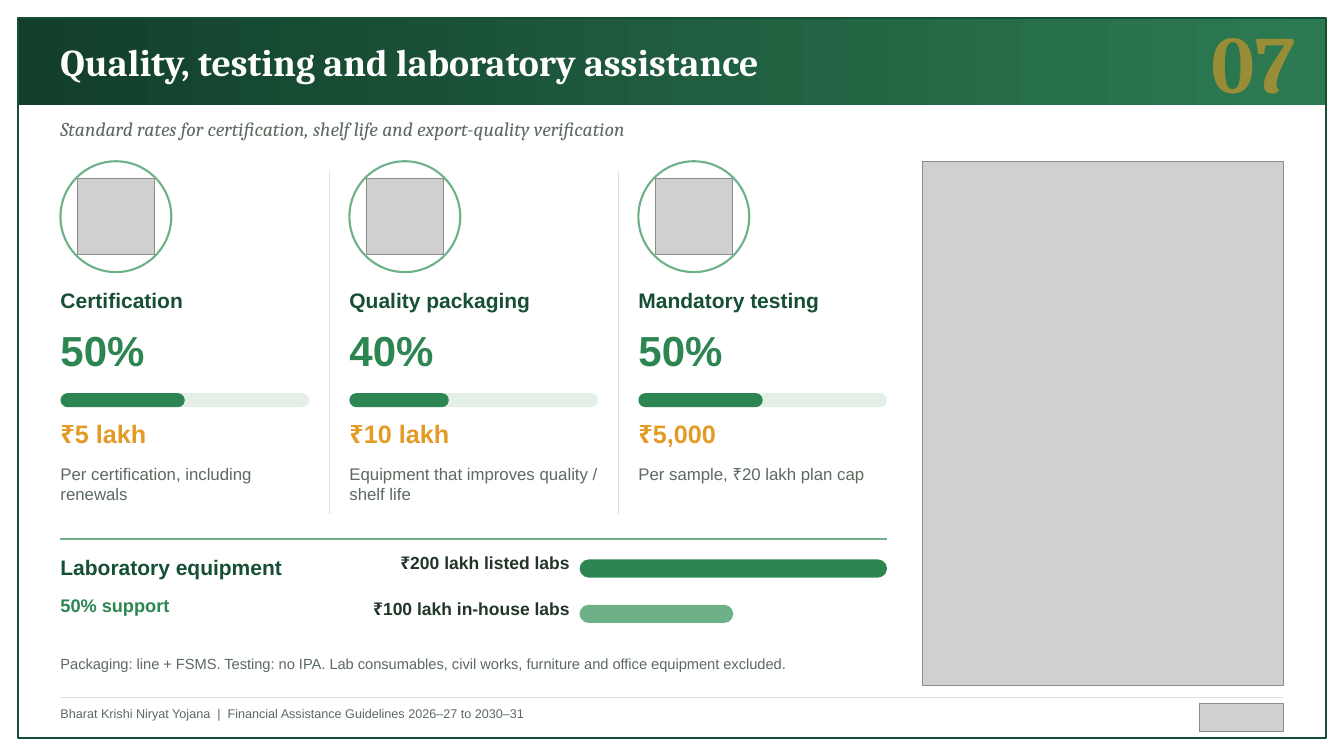
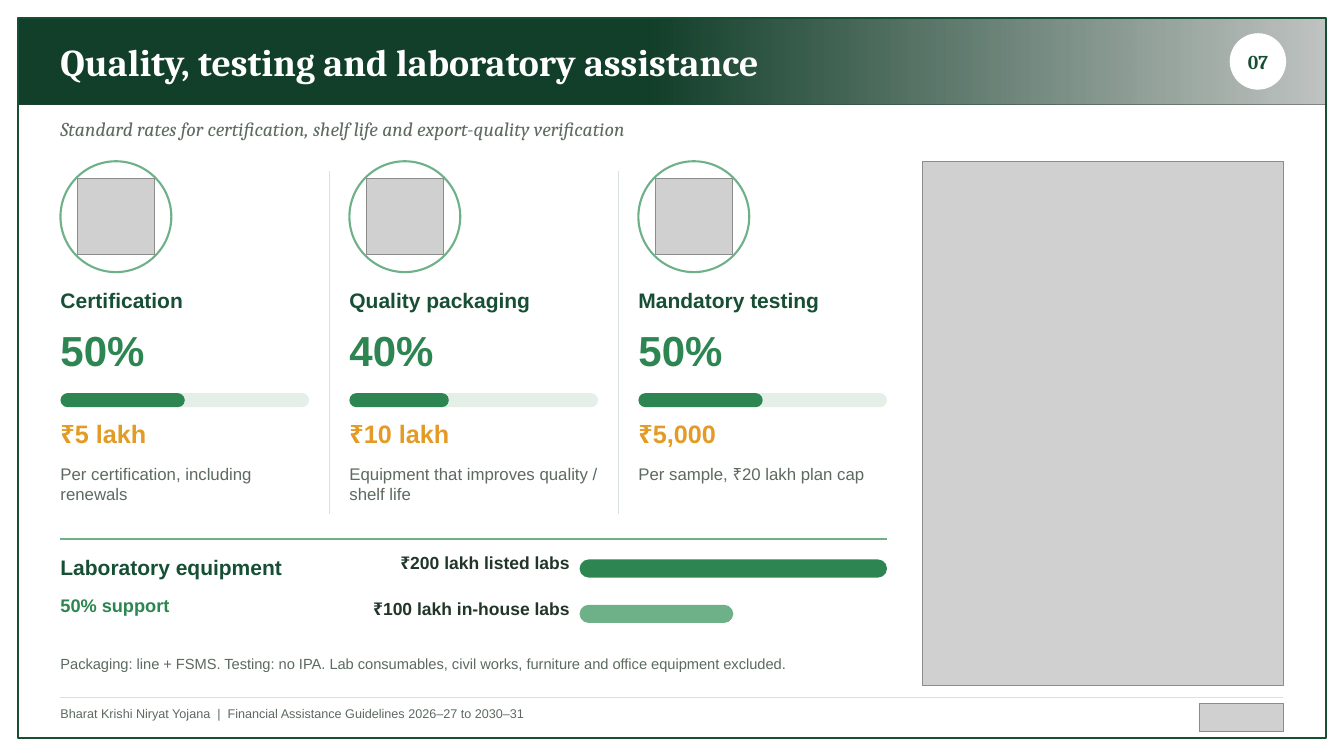
Before and after one commit to BantheFox012/FM, a slide deck: slide 7 of APEDA_BKNY_Standard_40_Percent.pptx. Drawn at 1344x756 pixels with LibreOffice and Linux fonts; fonts in the diff are those of the drawing; grey boxes stand for pictures. Boxes give left, top, right and bottom in pixels: in the first picture for what was removed or moved away, otherwise in the second. Text is boxed around its words. In the diff, an @@ line names an element or a change of style, - is before the commit and + after.

```diff
--- a/APEDA_BKNY_Standard_40_Percent.pptx
+++ b/APEDA_BKNY_Standard_40_Percent.pptx
@@ rectangle at bbox=[18, 18, 1326, 105]: fill gradient #123F2A to #2C7A52 to gradient #123F2A @@
@@ picture added at bbox=[18, 18, 1326, 105] @@
@@ text "07": place and size @@
-text "07" at bbox=[1212, 38, 1295, 112]
+text "07" at bbox=[1248, 55, 1268, 69]
@@ text "07" at bbox=[1248, 55, 1268, 69]: size 58 to 14 pt, text colour #E39B26 at 60% opacity to #174F35; alignment right to centre @@
@@ ellipse added at bbox=[1230, 33, 1287, 90], fill #FFFFFF @@
```
Also in this commit, not shown: 11 other slides changed.
